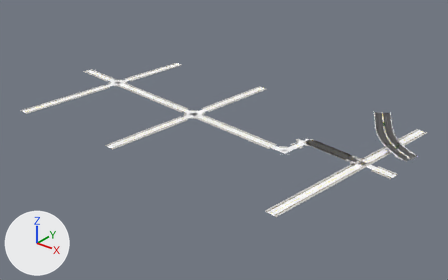
Before and after pictures for a commit that changed the glTF model game/assets/city/roads/roads_-3_3.gltf.
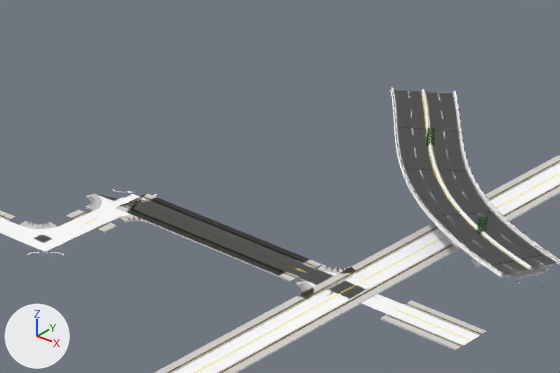
Each version appears first whole from a 50 mm lens placed at (-812.0, -2215.0, 318.0), pointed at (-1253.0, -1664.0, -24.0), and next in a close-up on the part from 61% to 93% of the width and 32% to 66% of the height. Every picture has the same lights, and +X, +Y and +Z are marked at lower left. The first two pictures are the older version. Objects named as collision shapes, trigger or cutter boxes, shadow casters or lower levels of detail are left out. Vertices at exactly the same position are counted once.

Objects in the first close-up: 'roads_-3_3_Road_Tactile_Strip', 'roads_-3_3_SH_concrete_barrier', 'roads_-3_3_SH_concrete_pier', 'roads_-3_3_SH_kerb', 'roads_-3_3_SH_road_marking_white', 'roads_-3_3_SH_road_marking_yellow', 'roads_-3_3_SH_sidewalk', 'roads_-3_3_SH_wet_asphalt' and 3 more.
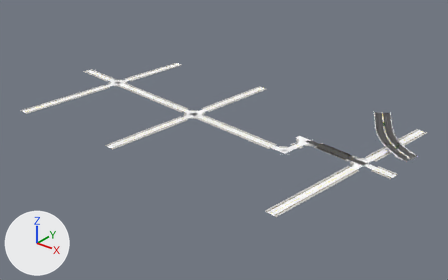
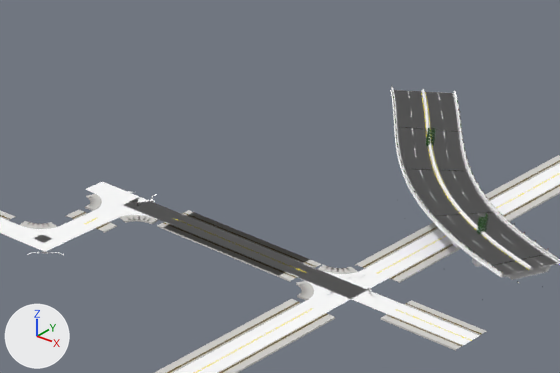
Patch to the scene script:
```diff
--- a/game/assets/city/roads/roads_-3_3.gltf.py
+++ b/game/assets/city/roads/roads_-3_3.gltf.py
@@ me_roads__3_3_road_tactile_strip @@
 # used by ob_roads__3_3_road_tactile_strip; location = (0.0, 0.0, 0.0)
-me_roads__3_3_road_tactile_strip.from_pydata(...)  # 848 vertices, 804 faces; spans x -1537.0..-1027.0, y -1801.0..-1531.0, z 0.0
+me_roads__3_3_road_tactile_strip.from_pydata(...)  # 812 vertices, 760 faces; spans x -1537.0..-1027.0, y -1801.0..-1531.0, z 0.0
+# me_roads__3_3_road_tactile_strip part 1
+# 36 vertices are removed from x -1146.0..-1062.0, y -1665.0..-1638.0, z 0.0
+# 44 faces are deleted
 me_roads__3_3_road_tactile_strip.materials.append(mat_road_tactile_strip)
@@ me_roads__3_3_sh_kerb @@
 # used by ob_roads__3_3_sh_kerb; location = (0.0, 0.0, 0.0)
-me_roads__3_3_sh_kerb.from_pydata(...)  # 1766 vertices, 2232 faces; spans x -1537.0..-1028.0, y -1801.0..-1531.0, z 0.0
+me_roads__3_3_sh_kerb.from_pydata(...)  # 1712 vertices, 2144 faces; spans x -1537.0..-1028.0, y -1801.0..-1531.0, z 0.0
+# me_roads__3_3_sh_kerb part 2
+# 54 vertices are removed from x -1146.0..-1062.0, y -1664.0..-1639.0, z 0.0
+# 109 faces are deleted
+# 1 vertex moves within x -1136.0, y -1649.0, z 0.0
+# 21 new faces join them
 me_roads__3_3_sh_kerb.materials.append(mat_sh_kerb)
@@ me_roads__3_3_sh_sidewalk @@
 # used by ob_roads__3_3_sh_sidewalk; location = (0.0, 0.0, 0.0)
-me_roads__3_3_sh_sidewalk.from_pydata(...)  # 1896 vertices, 2232 faces; spans x -1537.0..-1027.0, y -1801.0..-1531.0, z 0.0
+me_roads__3_3_sh_sidewalk.from_pydata(...)  # 1842 vertices, 2144 faces; spans x -1537.0..-1027.0, y -1801.0..-1531.0, z 0.0
+# me_roads__3_3_sh_sidewalk part 3
+# 54 vertices are removed from x -1146.0..-1059.0, y -1665.0..-1636.0, z 0.0
+# 101 faces are deleted
+# 13 new faces join them
 me_roads__3_3_sh_sidewalk.materials.append(mat_sh_sidewalk)
@@ me_roads__3_3_sh_wet_asphalt @@
 me_roads__3_3_sh_wet_asphalt.from_pydata(...)  # 5112 vertices, 9162 faces; spans x -1537.0..-1022.0, y -1801.0..-1529.0, z 0.0..10.0
 # used by ob_roads__3_3_sh_wet_asphalt; location = (0.0, 0.0, 0.0)
+# me_roads__3_3_sh_wet_asphalt part 4: 32 of 5112 vertices moved; they spanned x -1154.0..-1064.0, y -1664.0..-1639.0, z 0.0 and now span x -1160.0..-1062.0, y -1670.0..-1637.0, z 0.0; mean shift (1.0, 0.0, 0.0); largest move (-1144.0, -1647.0, 0.0) -> (-1127.0, -1650.0, 0.0)
 me_roads__3_3_sh_wet_asphalt.materials.append(mat_sh_wet_asphalt)
```

Boxes (x1, y1, x2, y2) around the edits, measured in the close-ups (560 x 373 px; the box of a moved part takes in the faces that stretch with it):
part 1 of me_roads__3_3_road_tactile_strip, deleted
    before: (121, 196, 391, 314)
part 2 of me_roads__3_3_sh_kerb, cut back
    before: (122, 197, 389, 313)
part 3 of me_roads__3_3_sh_sidewalk, cut back
    before: (116, 193, 399, 318)
    after: (146, 216, 158, 224)
part 4 of me_roads__3_3_sh_wet_asphalt, moved or reshaped
    before: (97, 194, 358, 277)
    after: (86, 182, 364, 302)
